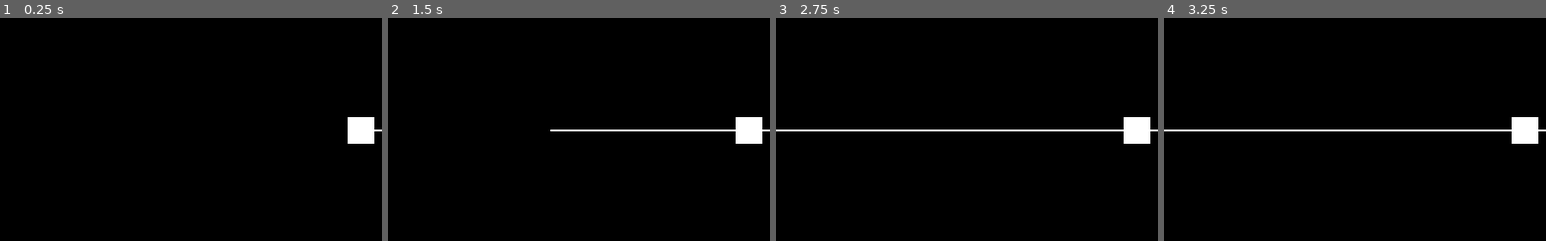
Above: before the commit, frames 1-4 (left to right).
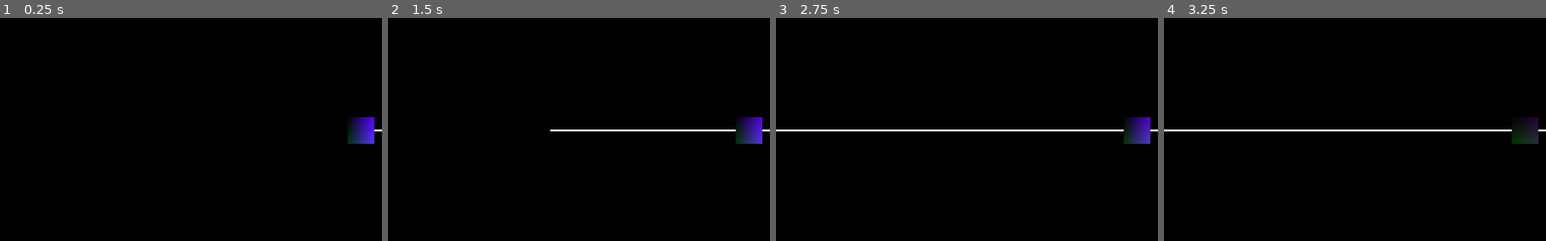
Above: after the commit, the same moments.

Repository: blaquenkot/dimension
Game: Godot game, scene res://Game.tscn
The game is run twice, just before and just after one commit, with the same random seed, the same clock (stepped at 60 frames per second) and the same inputs.
Inputs:
- Up to frame 1 (0.25 s): no input
- Up to frame 2 (1.5 s): hold Right (right) 0.53-1.28 s
- Up to frame 3 (2.75 s): tap Enter at 2 s; hold Right (right) from 2.03 s (still down)
- Up to frame 4 (3.25 s): keep holding Right (right)
The pictures show only the part of the screen within x 3-53%, y 25-75%; the shares and areas given below are measured in that part.

The runs differ from the first frame. In frame 1, 0.8% of the frame differs, in the area x 91-98%, y 44-57%; in frame 2, 0.8%; in frame 3, 0.8%; in frame 4, 0.8%.

Commit message:
Shadeeeer

Diff:
--- a/Square.tscn
+++ b/Square.tscn
@@ -1,21 +1,33 @@
-[gd_scene load_steps=4 format=2]
+[gd_scene load_steps=6 format=2]
 
 [ext_resource path="res://Square.gd" type="Script" id=1]
 
-[sub_resource type="CubeMesh" id=1]
+[sub_resource type="Shader" id=1]
+code = "shader_type spatial;
 
-[sub_resource type="ConvexPolygonShape" id=2]
+void fragment() {
+	ALBEDO.x = UV.x * max(0.4, sin(TIME*5.0));
+	ALBEDO.y = UV.y * max(0.4, cos(TIME*5.0));
+	ALBEDO.z = UV.r * max(0.4, tan(TIME*5.0));
+}"
+
+[sub_resource type="ShaderMaterial" id=2]
+shader = SubResource( 1 )
+
+[sub_resource type="CubeMesh" id=3]
+material = SubResource( 2 )
+
+[sub_resource type="ConvexPolygonShape" id=4]
 points = PoolVector3Array( -1, 1, 1, 1, 1, -1, 1, 1, 1, -1, 1, -1, -1, -1, 1, 1, -1, -1, 1, -1, 1, -1, -1, -1, 1, 1, 1, -1, 1, -1, 1, 1, -1, -1, 1, 1, 1, -1, 1, -1, -1, -1, 1, -1, -1, -1, -1, 1, 1, 1, 1, -1, -1, 1, -1, 1, 1, 1, -1, 1, 1, 1, -1, -1, -1, -1, -1, 1, -1, 1, -1, -1 )
 
 [node name="KinematicBody" type="KinematicBody"]
 script = ExtResource( 1 )
 
 [node name="MeshInstance" type="MeshInstance" parent="."]
-mesh = SubResource( 1 )
+mesh = SubResource( 3 )
 material/0 = null
 
 [node name="CollisionShape" type="CollisionShape" parent="."]
-shape = SubResource( 2 )
+shape = SubResource( 4 )
 
 [node name="LeapTimer" type="Timer" parent="."]
-[connection signal="timeout" from="LeapTimer" to="." method="_on_LeapTimer_timeout"]
